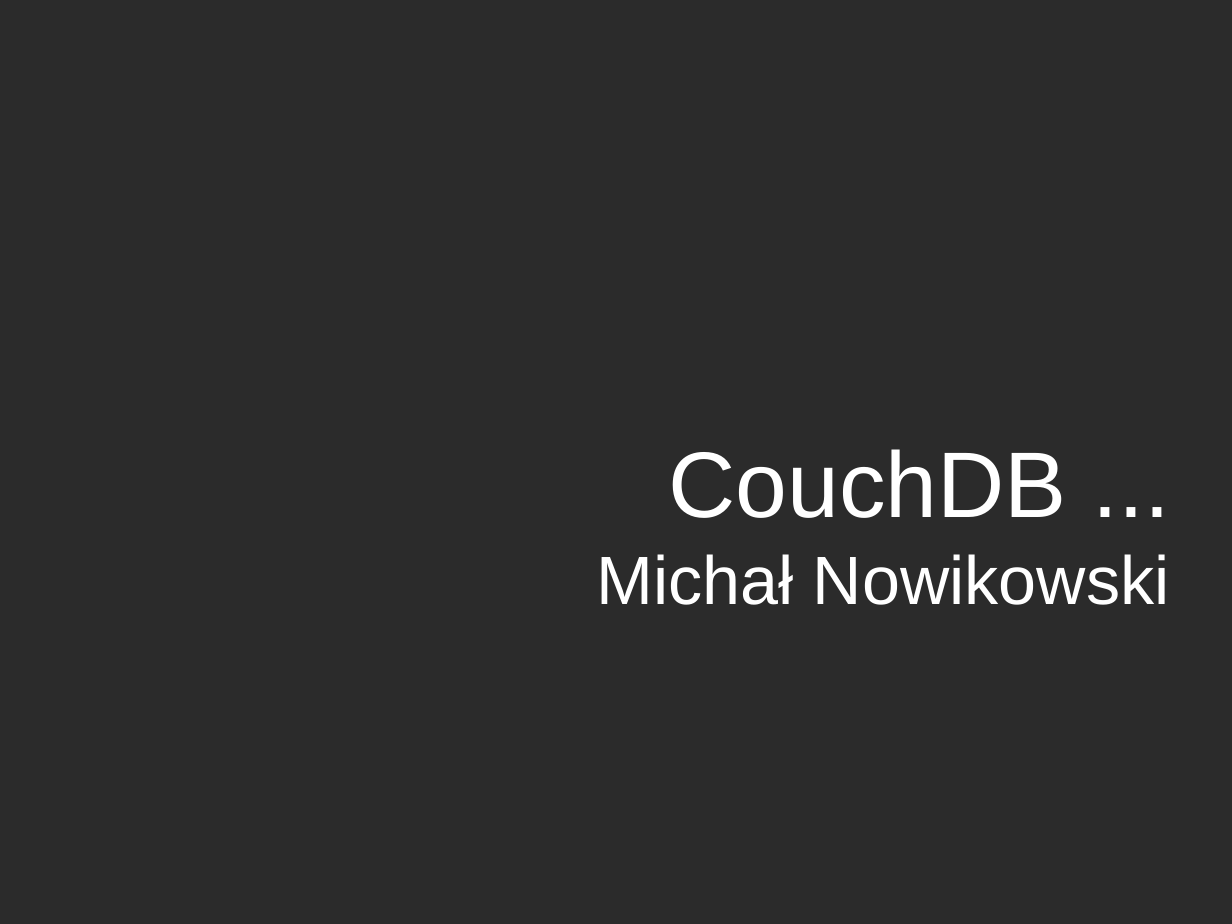
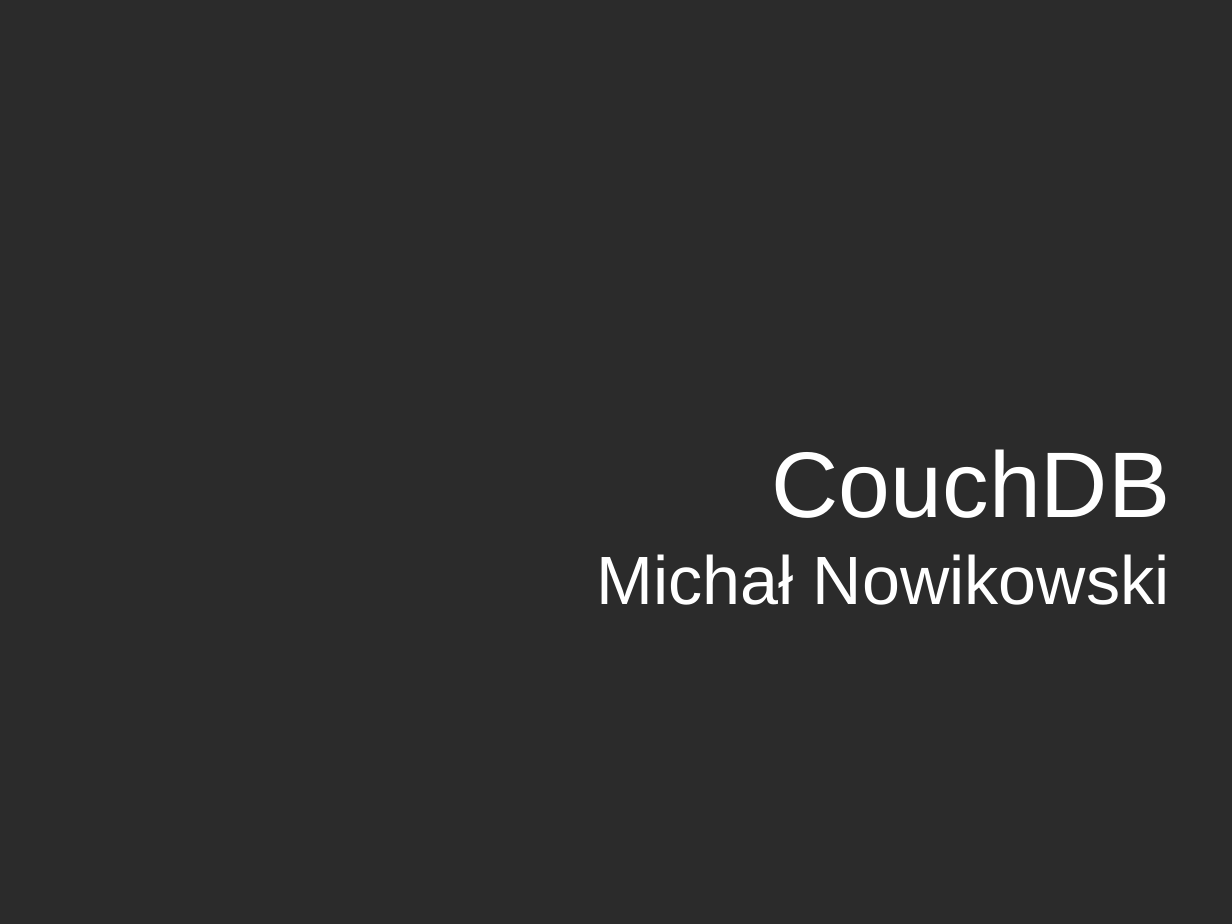
Before and after one commit to godfryd/checking-couchdb, a slide deck: slide 1 of checking-couchdb.odp. Drawn at 1232x924 pixels with LibreOffice and Linux fonts; fonts in the diff are those of the drawing; background and template pictures are left out; a plain dark background stands for a picture behind light text. Boxes give left, top, right and bottom in pixels: in the first picture for what was removed or moved away, otherwise in the second. Text is boxed around its words. In the diff, an @@ line names an element or a change of style, - is before the commit and + after.

```diff
--- a/checking-couchdb.odp
+++ b/checking-couchdb.odp
@@ subtitle at [772, 449, 1170, 518]: text changed @@
-CouchDB ...
+CouchDB
```
Also in this commit, not shown: 8 other slides changed, 6 slides added, 5 slides removed.
